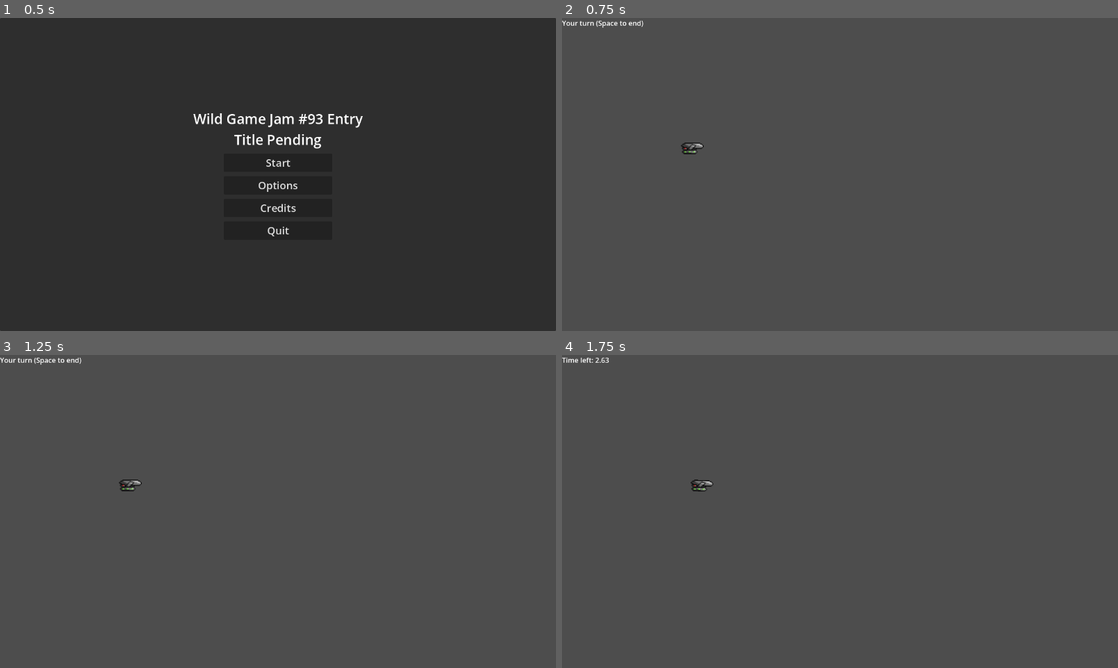
Above: before the commit, frames 1-4 (two rows, left to right).
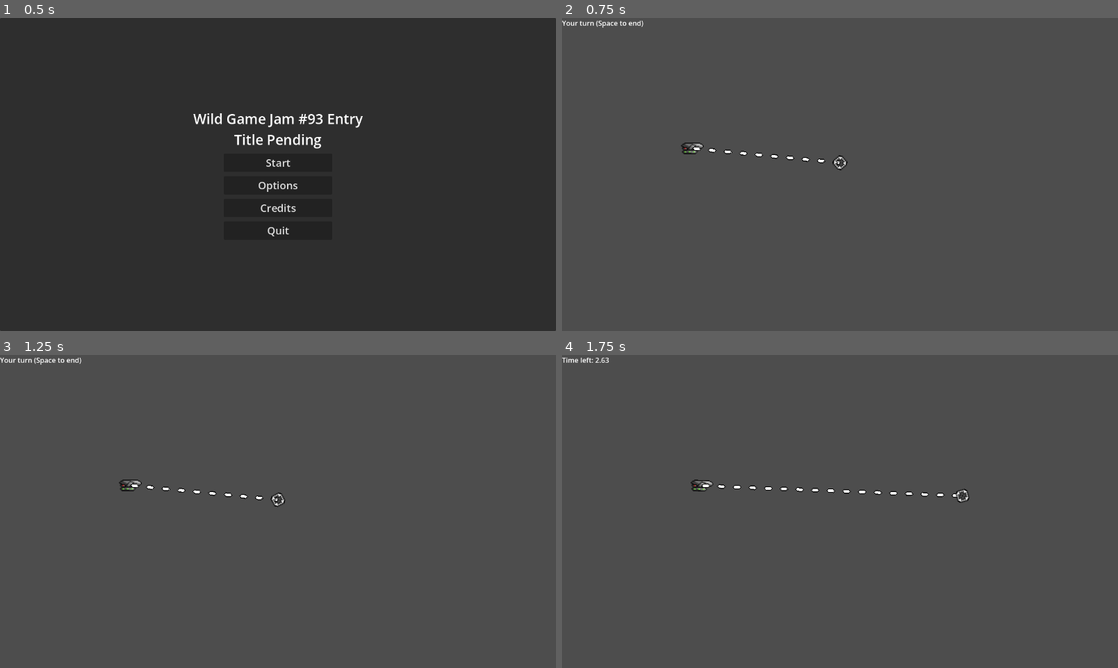
Above: after the commit, the same moments.

Repository: Sadathy/Wild-Jam-93
Game: Godot game, scene res://Scenes/main.tscn
Same seed, same stepped clock (60 frames per second), same inputs: the game is played once before the commit and once after it.
Inputs (mouse positions are in pixels of both pictures, inside the frame that each line leads up to):
- Up to frame 1 (0.5 s): no input
- Up to frame 2 (0.75 s): click "Start" at 0.5 s
- Up to frame 3 (1.25 s): no input
- Up to frame 4 (1.75 s): move the mouse to (962, 495) at 1.27 s; tap Space (next_turn) at 1.35 s

Frame 1 is identical in both runs. In frame 2, 0.2% of the frame differs, in the area x 23-52%, y 40-49%; in frame 3, 0.2%; in frame 4, 0.3%, in the area x 25-74%, y 41-48%.

Commit message:
Added indicators to movement
Just a graphic for a line and targeter that tracks where the ship will move, or is moving.

Diff:
--- /dev/null
+++ b/wild-jam-93-project/Scenes/UI/target_indicator.tscn
@@ -0,0 +1,12 @@
+[gd_scene format=3 uid="uid://dsbyr6xn56eg4"]
+
+[ext_resource type="Texture2D" uid="uid://bi8lajpxbnwln" path="res://Assets/target_indicator.png" id="1_he4w7"]
+[ext_resource type="Script" uid="uid://cq7vw8fvsw5cq" path="res://Scripts/UI/target_indicator.gd" id="1_itg3d"]
+
+[node name="TargetIndicator" type="Node2D" unique_id=943005867]
+script = ExtResource("1_itg3d")
+
+[node name="Sprite" type="Sprite2D" parent="." unique_id=1817974061]
+unique_name_in_owner = true
+scale = Vector2(3, 3)
+texture = ExtResource("1_he4w7")
--- /dev/null
+++ b/wild-jam-93-project/Scenes/UI/target_line.tscn
@@ -0,0 +1,10 @@
+[gd_scene format=3 uid="uid://c68eu6qksr8n5"]
+
+[ext_resource type="Texture2D" uid="uid://muvq70ljaj3x" path="res://Assets/target_line.png" id="1_rskg4"]
+
+[node name="TargetLine" type="Line2D" unique_id=732587031]
+texture_filter = 1
+texture_repeat = 2
+texture = ExtResource("1_rskg4")
+texture_mode = 1
+sharp_limit = 0.0
--- a/wild-jam-93-project/Scripts/Player/player_ship.gd
+++ b/wild-jam-93-project/Scripts/Player/player_ship.gd
@@ -4,15 +4,36 @@
 
 @onready var sprite: Sprite2D = $Sprite
 
+const TARGET_INDICATOR = preload("res://Scenes/UI/target_indicator.tscn")
+const TARGET_LINE = preload("res://Scenes/UI/target_line.tscn")
+
 var target_pos: Vector2 = Vector2.ZERO
 var move_normal: Vector2 = Vector2.ZERO
+var indicators: Dictionary = {}
 
 func _ready() -> void:
 	Global.turn_ended.connect(set_move_target)
+	indicators[1] = {
+		"indicator": TARGET_INDICATOR.instantiate(),
+		"line": TARGET_LINE.instantiate()
+		}
+	indicators[1]["line"].add_point(position, 0)
+	indicators[1]["line"].add_point(get_viewport().get_mouse_position(), 1)
+	add_sibling(indicators[1]["indicator"])
+	add_sibling(indicators[1]["line"])
+
 
 func _physics_process(_delta: float) -> void:
 	if Global.player_turn == true:
+		indicators[1]["indicator"].position = get_viewport().get_mouse_position()
+
+		indicators[1]["line"].set_point_position(0, position)
+		indicators[1]["line"].set_point_position(1, indicators[1]["indicator"].position)
 		return
+
+	indicators[1]["indicator"].position = target_pos
+	indicators[1]["line"].set_point_position(0, position)
+	indicators[1]["line"].set_point_position(1, indicators[1]["indicator"].position)
 
 	position.x = move_toward(position.x, target_pos.x, speed * move_normal.x)
 	position.y = move_toward(position.y, target_pos.y, speed * move_normal.y)
@@ -38,4 +59,4 @@
 		sprite.look_at(dir)
 
 	# Clamp rotation a little so we don't look silly
-	sprite.rotation = clamp(sprite.rotation, deg_to_rad(-60), deg_to_rad(60))
+	sprite.rotation = clamp(sprite.rotation, deg_to_rad(-45), deg_to_rad(45))
--- /dev/null
+++ b/wild-jam-93-project/Scripts/UI/target_indicator.gd
@@ -0,0 +1,8 @@
+extends Node2D
+
+@export var rotation_speed: float = 25.0
+
+@onready var sprite: Sprite2D = %Sprite
+
+func _physics_process(delta: float) -> void:
+		sprite.rotation += deg_to_rad(delta * rotation_speed)
Binary file added: wild-jam-93-project/Assets/target_indicator.png
Not shown, added: wild-jam-93-project/Assets/target_indicator.png.import
Binary file added: wild-jam-93-project/Assets/target_line.png
Not shown, added: wild-jam-93-project/Assets/target_line.png.import
Not shown, added: wild-jam-93-project/Scripts/UI/target_indicator.gd.uid
